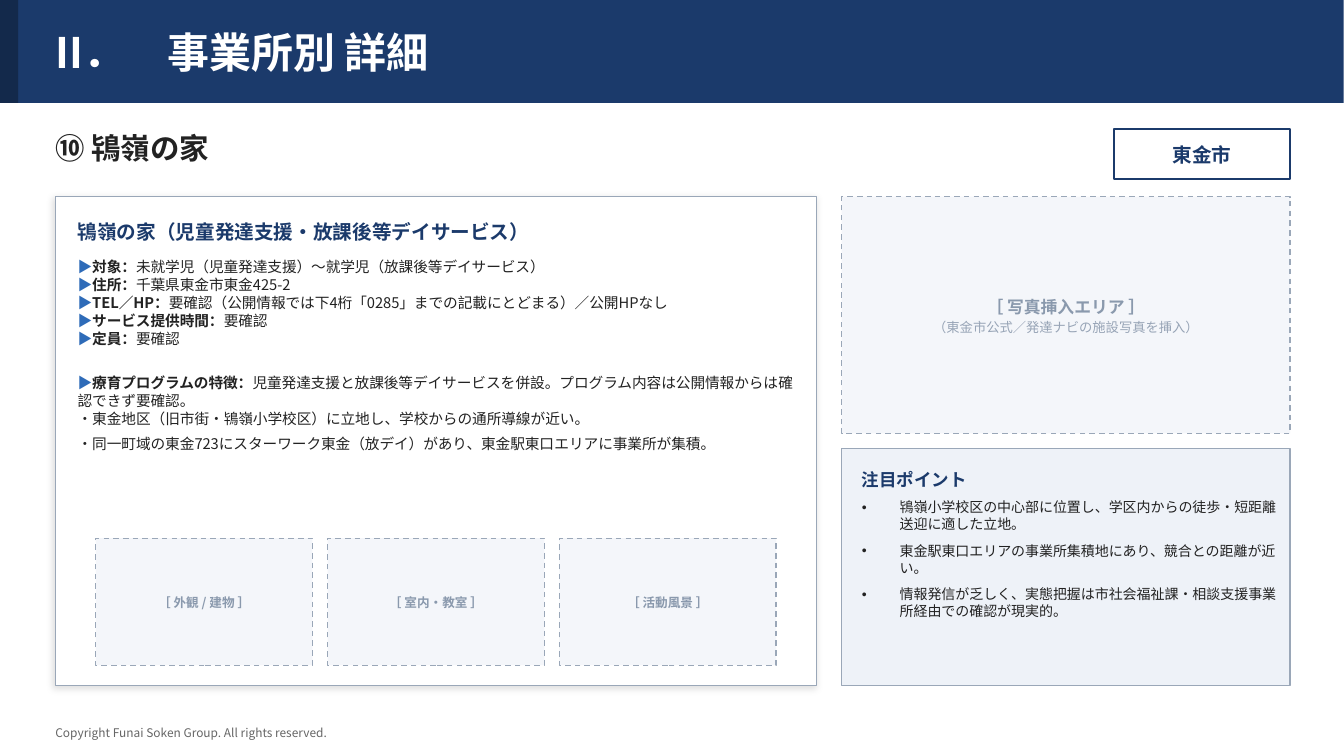
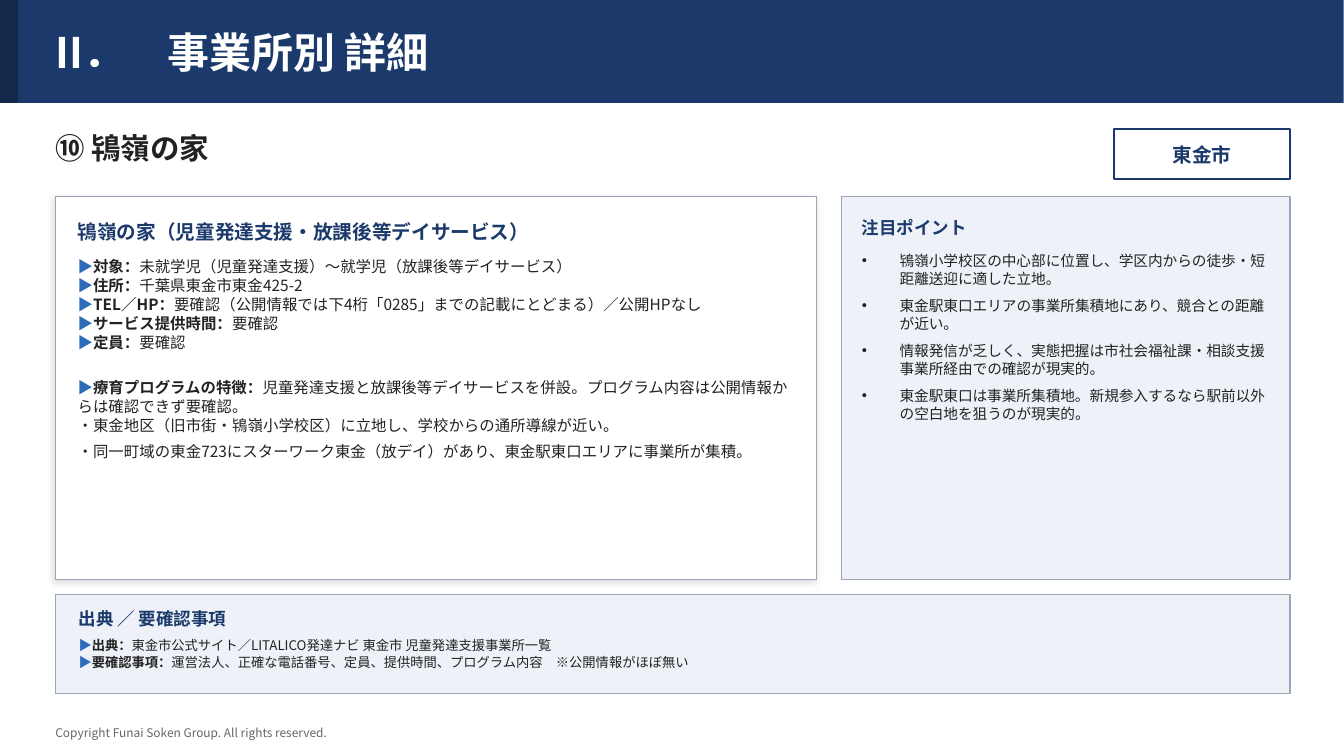
Before and after one commit to efejdjeifienfneafnwaj/-, a slide deck: slide 13 of 東金市_児童発達支援_事業所調査.pptx. Drawn at 1344x756 pixels with LibreOffice and Linux fonts; fonts in the diff are those of the drawing. Boxes give left, top, right and bottom in pixels: in the first picture for what was removed or moved away, otherwise in the second. Text is boxed around its words. In the diff, an @@ line names an element or a change of style, - is before the commit and + after.

```diff
--- a/東金市_児童発達支援_事業所調査.pptx
+++ b/東金市_児童発達支援_事業所調査.pptx
@@ rectangle: place and size @@
-rectangle at (55,197,817,686)
+rectangle at (55,197,817,580)
@@ rectangle: place and size @@
-rectangle at (842,449,1291,686)
+rectangle at (842,197,1291,580)
@@ rectangle removed at (842,197,1291,434) @@
-［ 写真挿入エリア ］
-（東金市公式／発達ナビの施設写真を挿入）
@@ text "注目ポイント": place and size @@
-text "注目ポイント" at (862,471,967,488)
+text "注目ポイント" at (862,219,967,236)
@@ text "▶対象：未就学児（児童発達支援）〜就学児（放課後等デイサービス）" at (78,259,788,459): size 10.5 to 11 pt @@
@@ text "鴇嶺小学校区の中心部に位置し、学区内からの徒歩・短距離送迎に適した立地。": place and size @@
-text "鴇嶺小学校区の中心部に位置し、学区内からの徒歩・短距離送迎に適した立地。" at (900,500,1277,617)
+text "鴇嶺小学校区の中心部に位置し、学区内からの徒歩・短距離送迎に適した立地。" at (900,253,1265,420)
@@ text at (900,253,1265,376): size 10 to 10.5 pt in "鴇嶺小学校区の中心部に位置し、学区内からの徒歩・短距離送迎に適した立地。", "東金駅東口エリアの事業所集積地にあり、競合との距離が近い。", "情報発信が乏しく、実態把握は市社会福祉課・相談支援事業所経由での確認が現実的。" @@
@@ text at (900,388,1265,420): paragraph added @@
+• 東金駅東口は事業所集積地。新規参入するなら駅前以外の空白地を狙うのが現実的。
@@ rectangle removed at (96,538,313,665) @@
-［ 外観 / 建物 ］
@@ rectangle removed at (328,538,544,665) @@
-［ 室内・教室 ］
@@ rectangle removed at (560,538,776,665) @@
-［ 活動風景 ］
@@ rectangle added at (55,595,1291,694), fill #EEF2F8, outline #9AA7B8 1 pt @@
@@ text added at (79,608,226,631), 12.5 pt, text #1B3A6B, bold @@
+出典 ／ 要確認事項
@@ text added at (79,638,689,669), 9.5 pt, text #222222 @@
+▶出典：東金市公式サイト／LITALICO発達ナビ 東金市 児童発達支援事業所一覧
+▶要確認事項：運営法人、正確な電話番号、定員、提供時間、プログラム内容 ※公開情報がほぼ無い
```
Also in this commit, not shown: 9 other slides changed.
